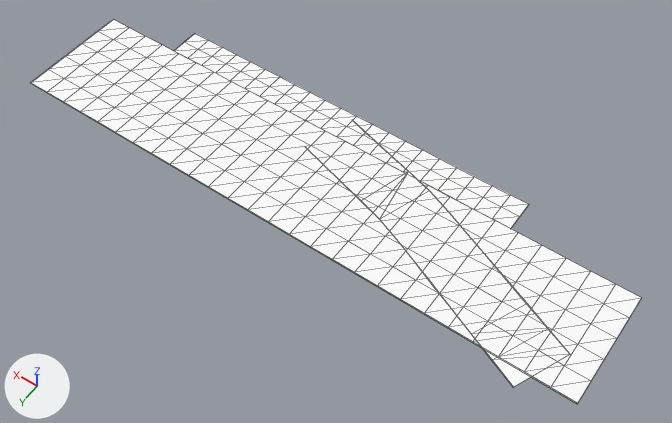
Two versions of the glTF model games/yorimichi/assets/belmonte/meshes/SM_BM_BHip_SalonGrounds.glb, one commit apart.
Before and after are seen from a 50 mm lens placed at (-38.1, 70.5, 69.6), pointed at (-5.4, 24.9, -2.2). The lights are fixed; the arrows at lower left show +X, +Y and +Z. The older version comes first. Mesh edges are drawn as thin lines. Vertices at exactly the same position are counted once.

The scene before the commit, as lines of its bpy script (objects in view):
```python
me_sm_bhip_salongrounds = bpy.data.meshes.new('SM_BHip_SalonGrounds')
me_sm_bhip_salongrounds.from_pydata(...)  # 284 vertices, 404 faces; spans x -34.0..30.0, y 15.0..32.7, z -0.1..0.1
me_sm_bhip_salongrounds.materials.append(mat_bm_000_m_flag_001)
ob_sm_bm_bhip_salongrounds = bpy.data.objects.new('SM_BM_BHip_SalonGrounds', me_sm_bhip_salongrounds)
ob_sm_bm_bhip_salongrounds.location = (0.0, 0.0, 0.0)
```
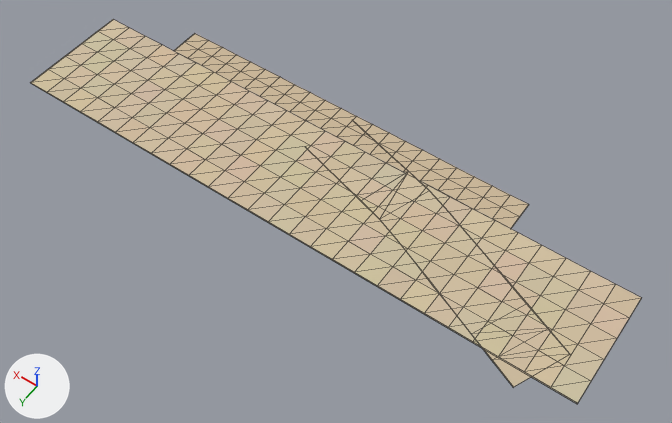
Pixel boxes (x1, y1, x2, y2) of what changed, in the pictures (672 x 423 px):
part 1 of me_sm_bhip_salongrounds, recoloured (white to beige)
    both: (31, 19, 641, 404)

The edits, one by one:
me_sm_bhip_salongrounds has 284 vertices, 404 faces and spans x -34.0..30.0, y 15.0..32.7, z -0.1..0.1.
me_sm_bhip_salongrounds is used by ob_sm_bm_bhip_salongrounds; location (0.0, 0.0, 0.0).
me_sm_bhip_salongrounds part 1: 404 faces centred in x -34.0..30.0, y 15.6..32.4, z 0.0..0.1 are repainted in the vertex colours; the middle colour goes from white #ffffff to beige #cfbd9f.
